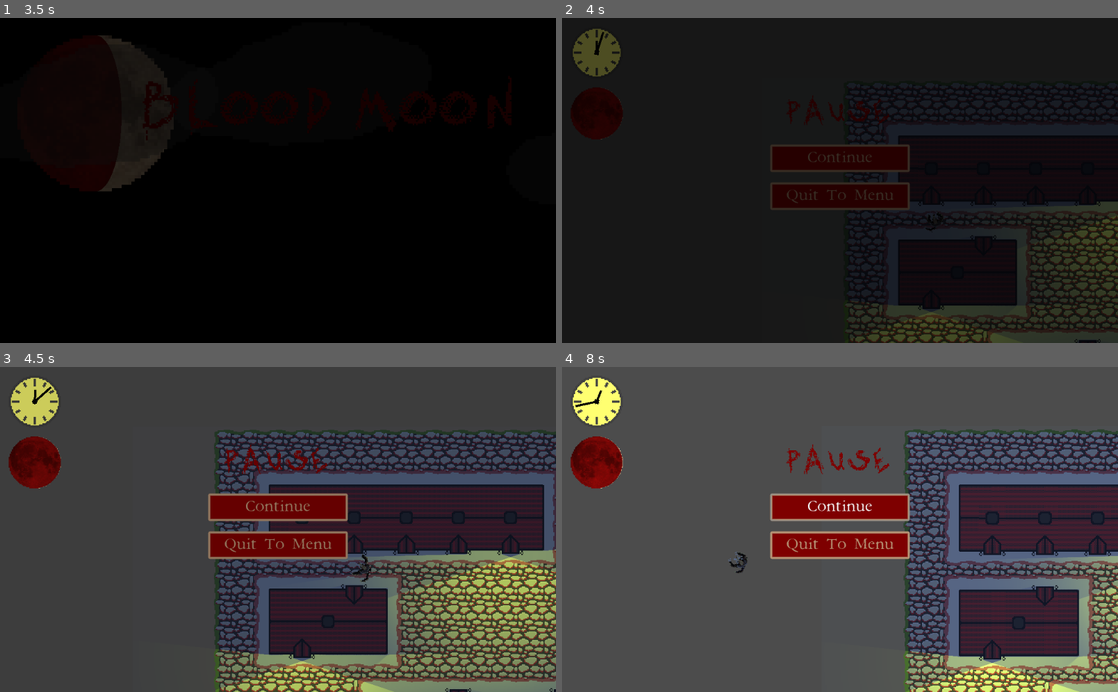
Above: before the commit, frames 1-4 (two rows, left to right).
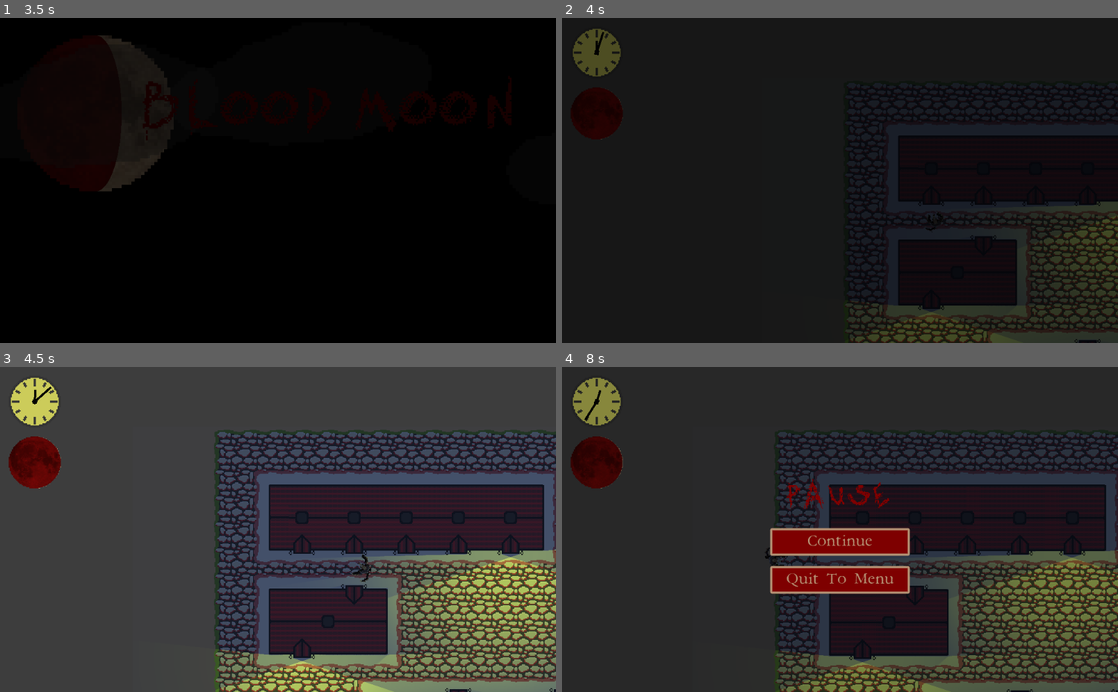
Above: after the commit, the same moments.

Repository: marc-hugh-tom/game-off-2020
Game: Godot game, scene res://nodes/SceneManager.tscn
Two runs of this game, one before a commit and one after it. Both use one fixed random seed, a clock stepped at 60 frames per second and the inputs below.
Inputs (mouse positions are in pixels of both pictures, inside the frame that each line leads up to):
- Up to frame 1 (3.5 s): click "Play" at 0.5 s; click "Play" at 1.25 s; move the mouse to (400, 164) at 2.02 s; press the mouse at (400, 164) at 2.03 s; hold D (right) 2.03-2.78 s; move the mouse to (166, 196) at 2.77 s; release the mouse at (166, 196) at 2.78 s; hold S (down) from 2.78 s (still down); right-click (166, 196) at 2.85 s
- Up to frame 2 (4 s): move the mouse to (895, 109) at 3.52 s; release S (down) at 3.53 s; press the mouse at (895, 109) at 3.53 s; hold D (right) from 3.53 s (still down)
- Up to frame 3 (4.5 s): release D (right) at 4.25 s; release the mouse at (333, 458) at 4.25 s; click (278, 506) at 4.25 s, where only the run before the commit has a clickable "Continue"
- Up to frame 4 (8 s): click (840, 506) at 5 s, where only the run before the commit has a clickable "Continue"; move the mouse to (812, 594) at 5.77 s; hold W (up) 5.78-6.53 s; right-click (812, 594) at 5.85 s; move the mouse to (1006, 578) at 6.52 s; press the mouse at (1006, 578) at 6.53 s; hold A (left) from 6.53 s (still down); tap Escape (pause, bound only after the commit) at 7.15 s; move the mouse to (673, 480) at 7.27 s; release the mouse at (673, 480) at 7.28 s; right-click (673, 480) at 7.35 s

Frame 1 is identical in both runs. In frame 2, 2.1% of the frame differs, in the area x 37-63%, y 24-59%; in frame 3, 4.7%; in frame 4, 91%, in the area x 0-100%, y 0-100%.

Commit message:
Added pause menu

Diff:
--- a/nodes/CreditsState.tscn
+++ b/nodes/CreditsState.tscn
@@ -90,10 +90,10 @@
 
 [node name="MenuButton" type="Button" parent="Column/MarginContainer"]
 margin_left = 384.0
-margin_top = 43.0
+margin_top = 44.0
 margin_right = 640.0
-margin_bottom = 95.0
-rect_min_size = Vector2( 256, 52 )
+margin_bottom = 94.0
+rect_min_size = Vector2( 256, 50 )
 size_flags_horizontal = 0
 size_flags_vertical = 0
 theme = ExtResource( 2 )
--- a/nodes/PlayState.tscn
+++ b/nodes/PlayState.tscn
@@ -102,17 +102,45 @@
 position = Vector2( 64, 176 )
 scale = Vector2( 2, 2 )
 
-[node name="PauseMenu" type="VBoxContainer" parent="HUD"]
-margin_left = 384.0
-margin_top = 128.0
-margin_right = 640.0
-margin_bottom = 512.0
-custom_constants/separation = 20
+[node name="PauseMenu" type="Control" parent="HUD"]
+visible = false
+margin_right = 1024.0
+margin_bottom = 600.0
 __meta__ = {
 "_edit_use_anchors_": false
 }
 
-[node name="Label" type="Label" parent="HUD/PauseMenu"]
+[node name="ColorRect" type="ColorRect" parent="HUD/PauseMenu"]
+anchor_right = 1.0
+anchor_bottom = 1.0
+color = Color( 0, 0, 0, 0.470588 )
+__meta__ = {
+"_edit_use_anchors_": false
+}
+
+[node name="CenterContainer" type="CenterContainer" parent="HUD/PauseMenu"]
+anchor_top = 0.5
+anchor_right = 1.0
+anchor_bottom = 0.5
+margin_top = -108.0
+margin_bottom = 84.0
+__meta__ = {
+"_edit_use_anchors_": false
+}
+
+[node name="PauseMenu" type="VBoxContainer" parent="HUD/PauseMenu/CenterContainer"]
+margin_left = 384.0
+margin_right = 640.0
+margin_bottom = 226.0
+size_flags_horizontal = 0
+size_flags_vertical = 0
+custom_constants/separation = 20
+alignment = 1
+__meta__ = {
+"_edit_use_anchors_": false
+}
+
+[node name="Label" type="Label" parent="HUD/PauseMenu/CenterContainer/PauseMenu"]
 margin_right = 256.0
 margin_bottom = 86.0
 custom_fonts/font = SubResource( 3 )
@@ -120,18 +148,18 @@
 text = "PAUSE"
 align = 1
 
-[node name="Continue" type="Button" parent="HUD/PauseMenu"]
+[node name="Continue" type="Button" parent="HUD/PauseMenu/CenterContainer/PauseMenu"]
 margin_top = 106.0
 margin_right = 256.0
 margin_bottom = 156.0
-rect_min_size = Vector2( 0, 50 )
+rect_min_size = Vector2( 256, 50 )
 theme = ExtResource( 11 )
 text = "Continue"
 
-[node name="QuitToMenu" type="Button" parent="HUD/PauseMenu"]
+[node name="QuitToMenu" type="Button" parent="HUD/PauseMenu/CenterContainer/PauseMenu"]
 margin_top = 176.0
 margin_right = 256.0
 margin_bottom = 226.0
-rect_min_size = Vector2( 0, 50 )
+rect_min_size = Vector2( 256, 50 )
 theme = ExtResource( 11 )
 text = "Quit To Menu"
--- a/project.godot
+++ b/project.godot
@@ -72,6 +72,11 @@
 "events": [ Object(InputEventMouseButton,"resource_local_to_scene":false,"resource_name":"","device":0,"alt":false,"shi …(212 unchanged characters)…
  ]
 }
+pause={
+"deadzone": 0.5,
+"events": [ Object(InputEventKey,"resource_local_to_scene":false,"resource_name":"","device":0,"alt":false,"shift":false,"control":false,"meta":false,"command":false,"pressed":false,"scancode":16777217,"unicode":0,"echo":false,"script":null)
+ ]
+}
 
 [layer_names]
 
--- a/scripts/MenuState.gd
+++ b/scripts/MenuState.gd
@@ -78,7 +78,7 @@
 	$CloudTimer.start(rand_range(min_cloud_timer, max_cloud_timer))
 
 func _process(delta):
-	if not $Werewolf == null:
+	if has_node("Werewolf"):
 		var new_werewolf_position = ($Werewolf.position.x +
 			delta * werewolf_speed)
 		if (new_werewolf_position <= werewolf_bounds[0] or
--- a/scripts/PlayState.gd
+++ b/scripts/PlayState.gd
@@ -1,4 +1,6 @@
 extends Node2D
+
+signal quit
 
 var start_time = 0.0
 
@@ -16,14 +18,16 @@
 
 func _ready():
 	TimeManager.current_time = start_time
+	connect_menu_buttons()
 
 func _process(delta):
-	update_map_scale()
-	update_player_speed()
-	update_camera_margin()
-	update_global_lighting()
-	update_lamp_lights()
-	update_blood_moon()
+	if not get_tree().paused:
+		update_map_scale()
+		update_player_speed()
+		update_camera_margin()
+		update_global_lighting()
+		update_lamp_lights()
+		update_blood_moon()
 
 func update_map_scale():
 	var fraction = get_day_night_fraction_easing()
@@ -74,3 +78,31 @@
 	# TEMP END
 	if $HUD/Moon:
 		$HUD/Moon.set_crescent(fraction)
+
+func _input(event):
+	if event.is_action_released("pause"):
+		toggle_pause()
+
+func toggle_pause():
+	if get_tree().paused:
+		$HUD/PauseMenu.hide()
+		pause_mode = PAUSE_MODE_INHERIT
+		$Map.pause_mode = PAUSE_MODE_INHERIT
+		$HUD.pause_mode = PAUSE_MODE_INHERIT
+		$HUD/PauseMenu.pause_mode = PAUSE_MODE_INHERIT
+		TimeManager.pause_mode = PAUSE_MODE_INHERIT
+		get_tree().paused = false
+	else:
+		$HUD/PauseMenu.show()
+		pause_mode = PAUSE_MODE_PROCESS
+		$Map.pause_mode = PAUSE_MODE_STOP
+		$HUD.pause_mode = PAUSE_MODE_STOP
+		$HUD/PauseMenu.pause_mode = PAUSE_MODE_PROCESS
+		TimeManager.pause_mode = PAUSE_MODE_STOP
+		get_tree().paused = true
+
+func connect_menu_buttons():
+	$HUD/PauseMenu/CenterContainer/PauseMenu/Continue.connect(
+		"button_up", self, "toggle_pause")
+	$HUD/PauseMenu/CenterContainer/PauseMenu/QuitToMenu.connect(
+		"button_up", self, "emit_signal", ["quit"])
--- a/scripts/SceneManager.gd
+++ b/scripts/SceneManager.gd
@@ -20,7 +20,7 @@
 func deferred_new_game():
 	clear_scene()
 	var new_game = play_scene.instance()
-#	new_game.connect("quit", self, "start_menu")
+	new_game.connect("quit", self, "start_menu")
 	add_child(new_game)
 	initiate_fade_to_transparent("remove_transition_overlay")
 
--- a/scripts/SceneTransition.gd
+++ b/scripts/SceneTransition.gd
@@ -7,11 +7,7 @@
 var callback_function_str
 
 func _ready():
-	var offset = get_viewport().get_canvas_transform().origin
-	$ColorRect.margin_left = -offset.x
-	$ColorRect.margin_top = -offset.y
-	$ColorRect.margin_right = $ColorRect.get_viewport_rect().size.x
-	$ColorRect.margin_bottom = $ColorRect.get_viewport_rect().size.y
+	$ColorRect.rect_size = $ColorRect.get_viewport_rect().size
 	$Tween.connect("tween_completed", self, "transition_finished_callback")
 
 func set_to_black():
